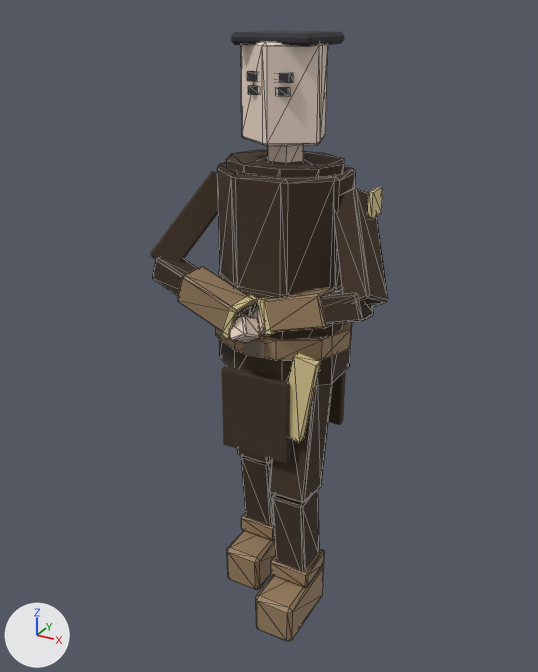
The glTF model game/assets/generated/fighters/wolf_training.glb as it was, and as the next commit left it.
Before and after are seen from a 50 mm camera at (0.951, -1.822, 1.824) aimed at (-0.03, -0.039, 0.933). The axes (+X, +Y, +Z) are drawn at lower left. The lights are the same throughout. The older version comes first. Mesh edges are drawn as thin lines on the coarser meshes. Vertices at exactly the same position are counted once.

The first picture shows 'Boot.L', 'Boot.R', 'BootCuff.L', 'BootCuff.R', 'Bracer.R', 'ClothPanelFront', 'GambesonLower', 'GambesonShell', 'Head', 'LowerLeg.L', 'LowerLeg.R', 'UpperArm.L', 'UpperArm.R', 'UpperLeg.L', 'UpperLeg.R' and 18 more.
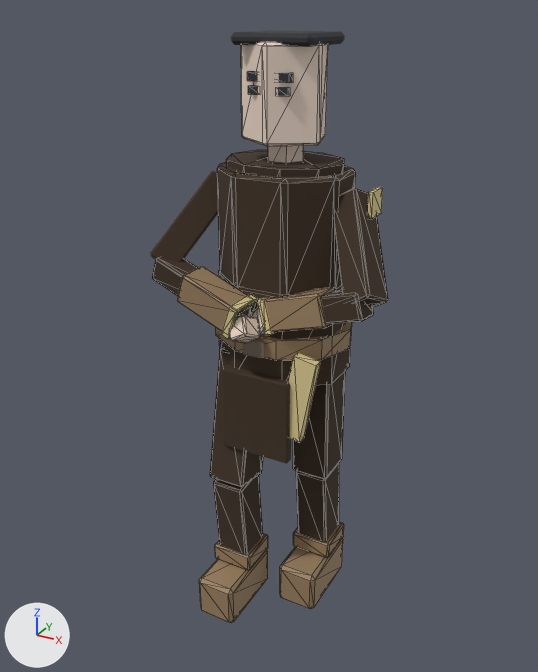
The change, as a diff of the scene's bpy script:
```diff
--- a/game/assets/generated/fighters/wolf_training.glb.py
+++ b/game/assets/generated/fighters/wolf_training.glb.py
@@ me_boot_l @@
 # used by ob_boot_l; location = (0.0, 0.0, 0.0)
-me_boot_l.from_pydata(...)  # 24 vertices, 44 faces; spans x 0.035..0.165, y -0.255..-0.005, z 0.0..0.14
+me_boot_l.from_pydata(...)  # 24 vertices, 44 faces; spans x 0.035..0.165, y -0.095..0.155, z 0.0..0.14
+# me_boot_l part 1: the whole mesh is moved by (0.0, 0.16, 0.0)
 me_boot_l.materials.append(mat_leather)
@@ me_boot_r @@
 # used by ob_boot_r; location = (0.0, 0.0, 0.0)
-me_boot_r.from_pydata(...)  # 24 vertices, 44 faces; spans x -0.165..-0.035, y -0.105..0.145, z 0.0..0.14
+me_boot_r.from_pydata(...)  # 24 vertices, 44 faces; spans x -0.165..-0.035, y -0.275..-0.025, z 0.0..0.14
+# me_boot_r part 2: the whole mesh is moved by (0.0, -0.17, 0.0)
 me_boot_r.materials.append(mat_leather)
@@ me_bootcuff_l @@
 # used by ob_bootcuff_l; location = (0.0, 0.0, 0.0)
-me_bootcuff_l.from_pydata(...)  # 24 vertices, 44 faces; spans x 0.0325..0.1675, y -0.1475..-0.0125, z 0.14..0.2
+me_bootcuff_l.from_pydata(...)  # 24 vertices, 44 faces; spans x 0.0325..0.1675, y 0.0125..0.1475, z 0.14..0.2
+# me_bootcuff_l part 3: the whole mesh is moved by (0.0, 0.16, 0.0)
 me_bootcuff_l.materials.append(mat_leather)
@@ me_bootcuff_r @@
 # used by ob_bootcuff_r; location = (0.0, 0.0, 0.0)
-me_bootcuff_r.from_pydata(...)  # 24 vertices, 44 faces; spans x -0.1675..-0.0325, y 0.0025..0.1375, z 0.14..0.2
+me_bootcuff_r.from_pydata(...)  # 24 vertices, 44 faces; spans x -0.1675..-0.0325, y -0.1675..-0.0325, z 0.14..0.2
+# me_bootcuff_r part 4: the whole mesh is moved by (0.0, -0.17, 0.0)
 me_bootcuff_r.materials.append(mat_leather)
@@ me_lowerleg_l @@
 # used by ob_lowerleg_l; location = (0.0, 0.0, 0.0)
-me_lowerleg_l.from_pydata(...)  # 24 vertices, 44 faces; spans x 0.048..0.153, y -0.167..-0.023, z 0.165..0.475
+me_lowerleg_l.from_pydata(...)  # 24 vertices, 44 faces; spans x 0.048..0.153, y -0.007..0.137, z 0.165..0.475
+# me_lowerleg_l part 5: the whole mesh is moved by (0.0, 0.16, 0.0)
 me_lowerleg_l.materials.append(mat_fabric)
@@ me_lowerleg_r @@
 # used by ob_lowerleg_r; location = (0.0, 0.0, 0.0)
-me_lowerleg_r.from_pydata(...)  # 24 vertices, 44 faces; spans x -0.153..-0.048, y -0.017..0.127, z 0.165..0.475
+me_lowerleg_r.from_pydata(...)  # 24 vertices, 44 faces; spans x -0.153..-0.048, y -0.187..-0.043, z 0.165..0.475
+# me_lowerleg_r part 6: the whole mesh is moved by (0.0, -0.17, 0.0)
 me_lowerleg_r.materials.append(mat_fabric)
@@ me_upperleg_l @@
 # used by ob_upperleg_l; location = (0.0, 0.0, 0.0)
-me_upperleg_l.from_pydata(...)  # 24 vertices, 44 faces; spans x 0.04..0.16, y -0.173..0.023, z 0.46..0.89
+me_upperleg_l.from_pydata(...)  # 24 vertices, 44 faces; spans x 0.04..0.16, y -0.025..0.115, z 0.469..0.881
+# me_upperleg_l part 7: the whole mesh is turned 11.1 degrees about the x axis through its middle and scaled by 0.988, then moved by (0.0, 0.12, 0.0)
 me_upperleg_l.materials.append(mat_fabric)
@@ me_upperleg_r @@
 # used by ob_upperleg_r; location = (0.0, 0.0, 0.0)
-me_upperleg_r.from_pydata(...)  # 24 vertices, 44 faces; spans x -0.16..-0.04, y -0.03..0.105, z 0.469..0.881
+me_upperleg_r.from_pydata(...)  # 24 vertices, 44 faces; spans x -0.16..-0.04, y -0.193..0.013, z 0.459..0.891
+# me_upperleg_r part 8: 24 of 24 vertices moved; they spanned x -0.16..-0.04, y -0.03..0.105, z 0.469..0.881 and now span x -0.16..-0.04, y -0.193..0.013, z 0.459..0.891; mean shift (0.0, -0.128, 0.0)
 me_upperleg_r.materials.append(mat_fabric)
```

Changed parts and their boxes [x1, y1, x2, y2] in the pictures (538 x 672 px):
'UpperLeg.L', moved, turned, rescaled: before [269, 373, 332, 503]; after [293, 371, 345, 479]
'LowerLeg.L', moved: before [272, 490, 319, 571]; after [296, 463, 339, 542]
'Boot.L', moved: before [256, 566, 324, 642]; after [280, 539, 343, 609]
'Boot.R', moved: before [227, 531, 275, 590]; after [199, 550, 268, 623]
'LowerLeg.R', moved: before [241, 456, 274, 525]; after [213, 476, 263, 554]
'UpperLeg.R', reshaped (mostly hidden before): before [237, 449, 272, 463]; after [210, 348, 263, 487]
'BootCuff.L', moved: before [271, 549, 325, 588]; after [293, 522, 344, 558]
'BootCuff.R', moved: before [241, 513, 274, 541]; after [215, 533, 268, 571]
